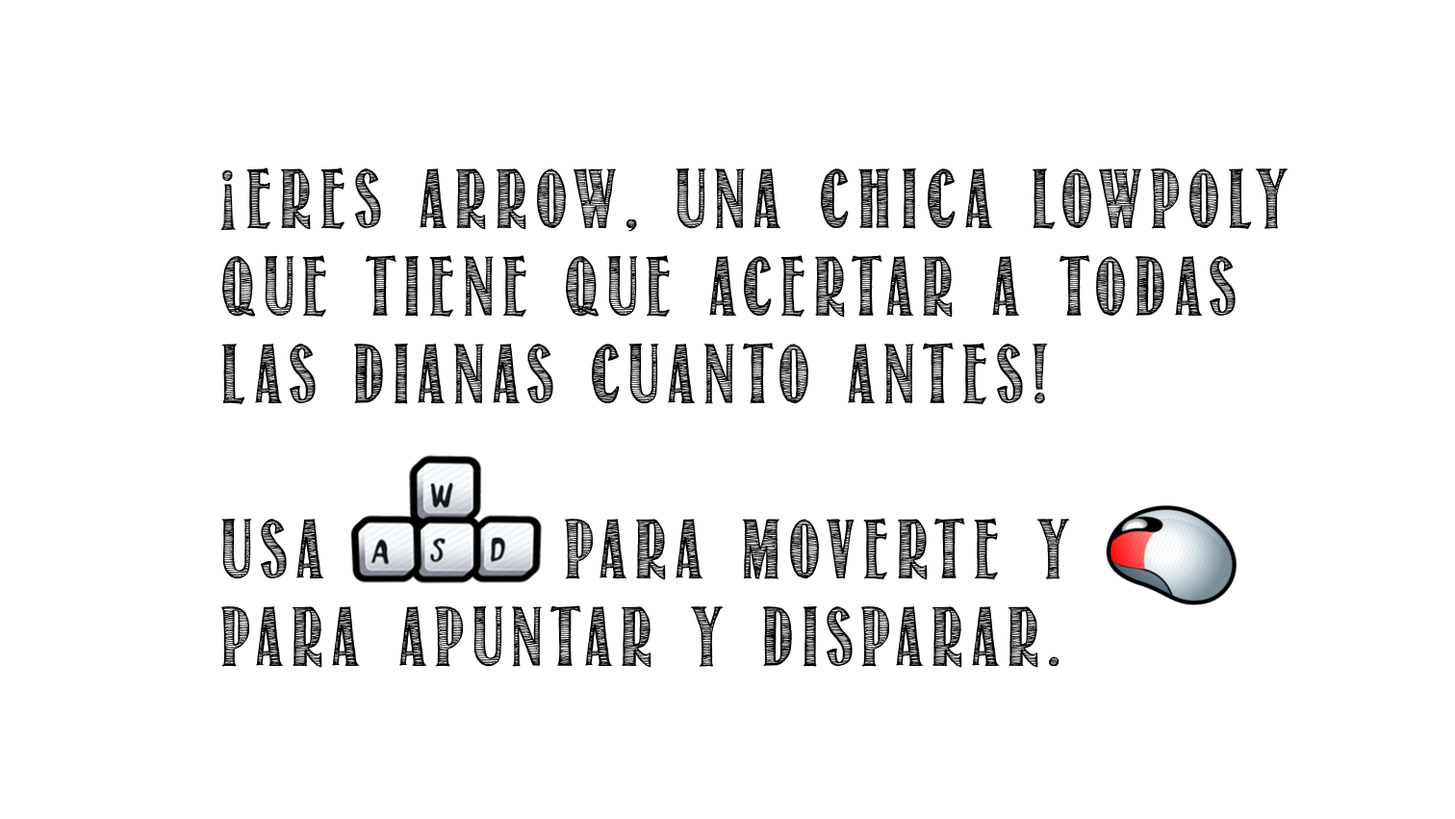
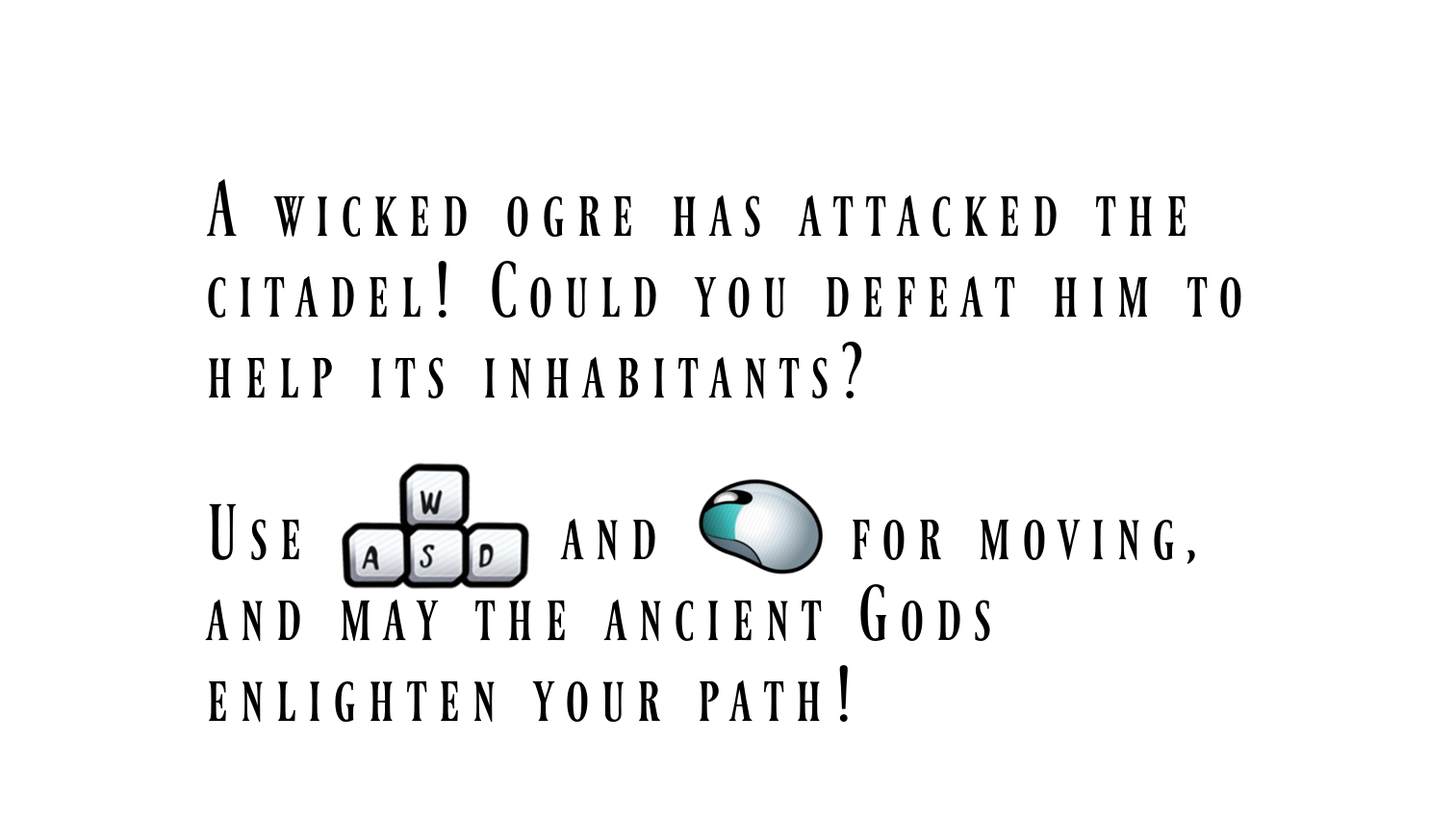
Layers edited between the first and the second 1455x819 image:
renamed "!" to "Pasted Layer", hid it, moved it above "Mouse", painted on it over box(220, 167, 1289, 668)
painted on "Mouse" over box(697, 478, 1238, 607)
painted on "WASD" over box(340, 454, 542, 590)
renamed "Eres arrow, una chica lowpoly..." to "A wicked ogre has attacked the...", painted on it over box(204, 167, 1289, 723)
hid "Layer #2" over box(204, 167, 1289, 723)
